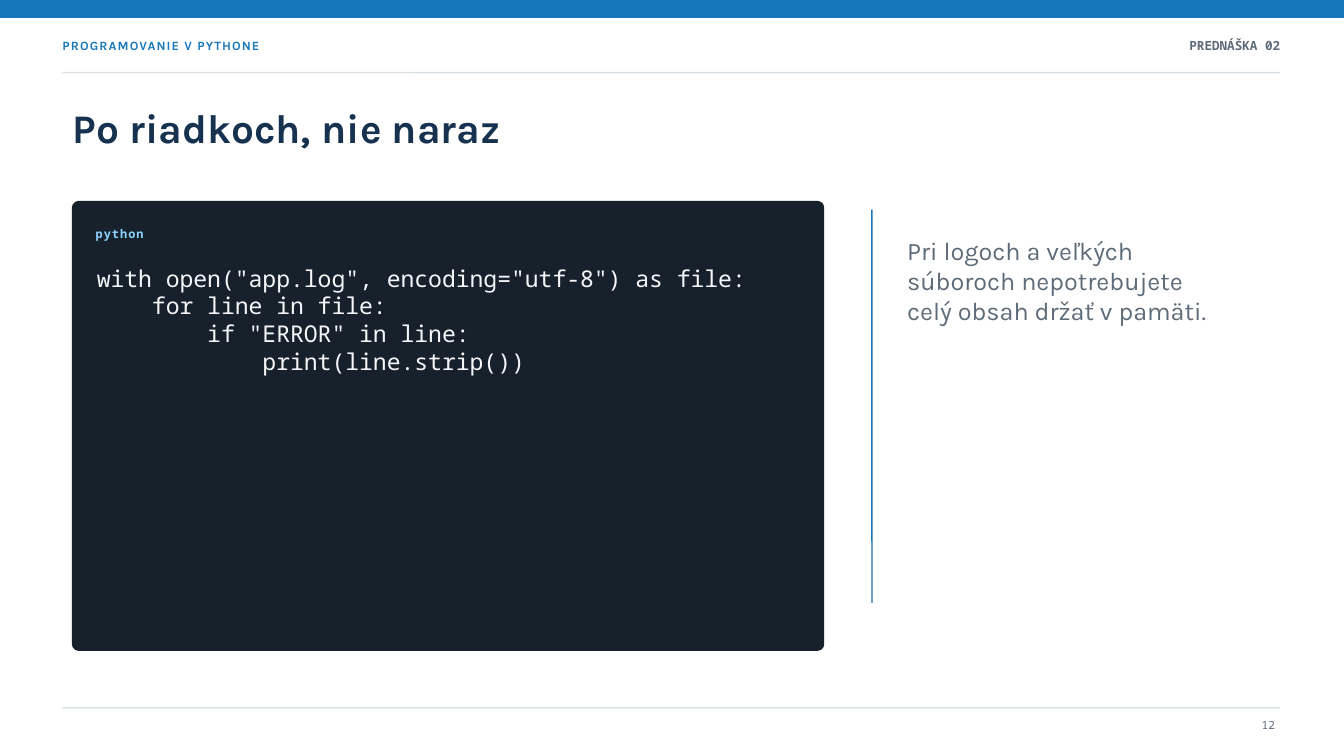
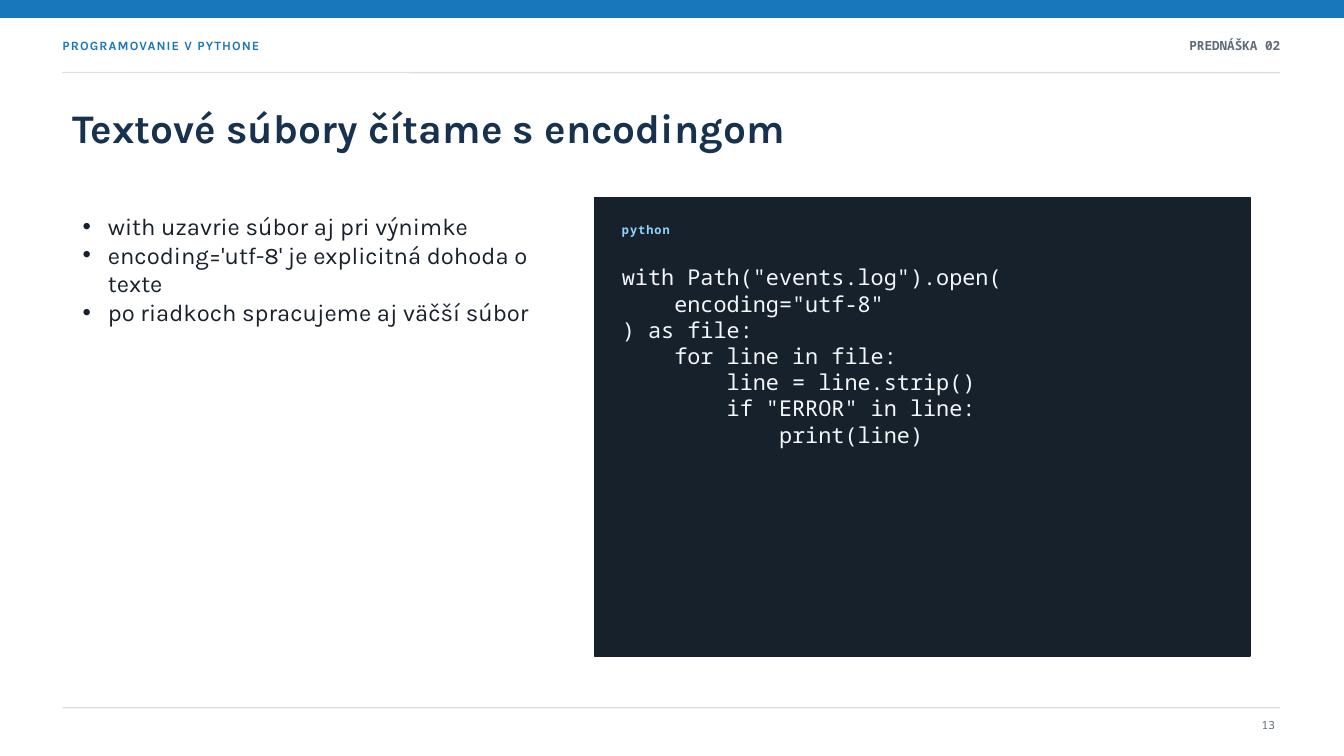
Before and after one commit to marek-horvath/python, a slide deck: slide 13 of presentations/02-skriptovanie-automatizacia.sk.pptx (slide 12 before the commit). Drawn at 1344x756 pixels with LibreOffice and Linux fonts; fonts in the diff are those of the drawing. Boxes give left, top, right and bottom in pixels: in the first picture for what was removed or moved away, otherwise in the second. Text is boxed around its words. In the diff, an @@ line names an element or a change of style, - is before the commit and + after.

```diff
--- a/presentations/02-skriptovanie-automatizacia.sk.pptx
+++ b/presentations/02-skriptovanie-automatizacia.sk.pptx
@@ text at [73,111,785,154]: text changed @@
-Po riadkoch, nie naraz
+Textové súbory čítame s encodingom
@@ rounded rectangle removed at [73,202,824,650] @@
@@ rectangle added at [595,198,1250,656], fill #17212B, outline #17212B 1 pt @@
@@ text added at [108,217,529,327], 17 pt, text #18212B @@
+• with uzavrie súbor aj pri výnimke
+• encoding='utf-8' je explicitná dohoda o texte
+• po riadkoch spracujeme aj väčší súbor
@@ text "python": place and size @@
-text "python" at [96,229,144,241]
+text "python" at [622,225,670,237]
@@ line removed from (872, 210) to (872, 603) @@
@@ text at [622,268,1001,339]: text changed; size 16.5 to 15.6 pt @@
-with open("app.log", encoding="utf-8") as file:
+with Path("events.log").open(
+encoding="utf-8"
+) as file:
@@ text "with Path("events.log").open(": place and size @@
-text "with Path("events.log").open(" at [97,269,746,376]
+text "with Path("events.log").open(" at [622,268,1001,449]
@@ text removed at [907,241,1206,326] @@
-Pri logoch a veľkých súboroch nepotrebujete celý obsah držať v pamäti.
@@ text at [674,347,975,417]: size 16.5 to 15.6 pt in "for line in file:", "if "ERROR" in line:" @@
@@ text at [727,373,975,396]: paragraph added @@
+line = line.strip()
@@ text at [779,426,923,449]: text changed; size 16.5 to 15.6 pt @@
-print(line.strip())
+print(line)
@@ text at [1262,721,1275,729]: text changed @@
-12
+13
```
Also in this commit, not shown: 14 other slides changed, 10 slides added, 19 slides removed, 2 other files.
